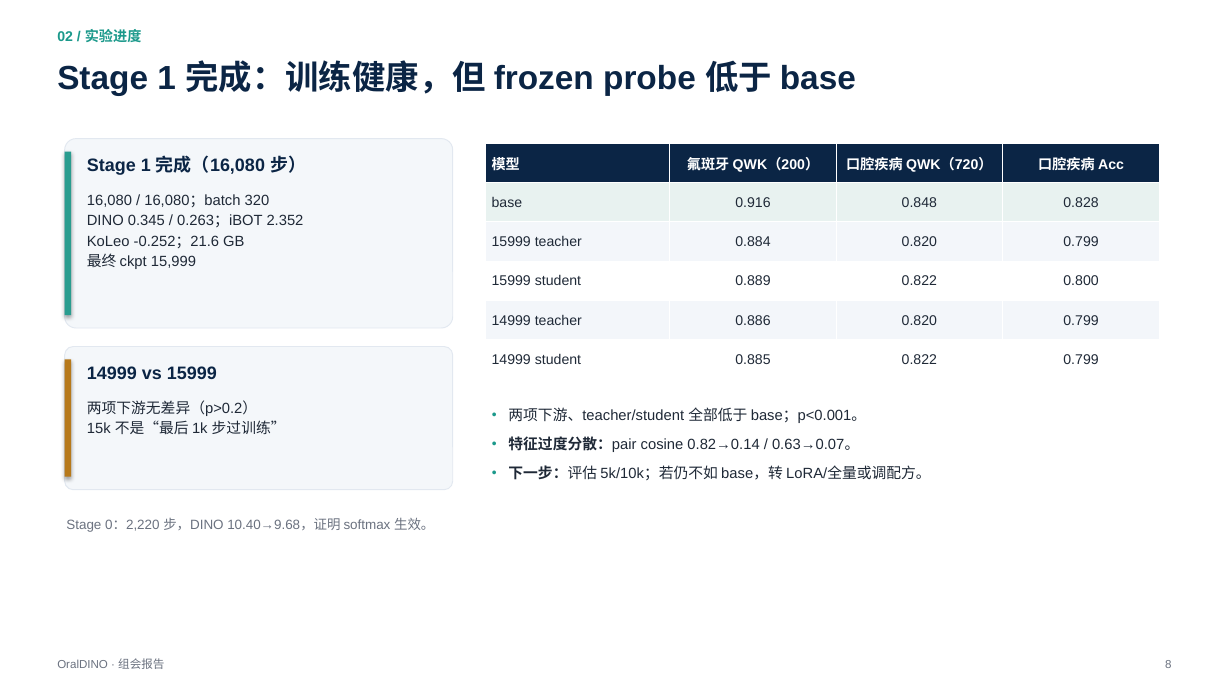
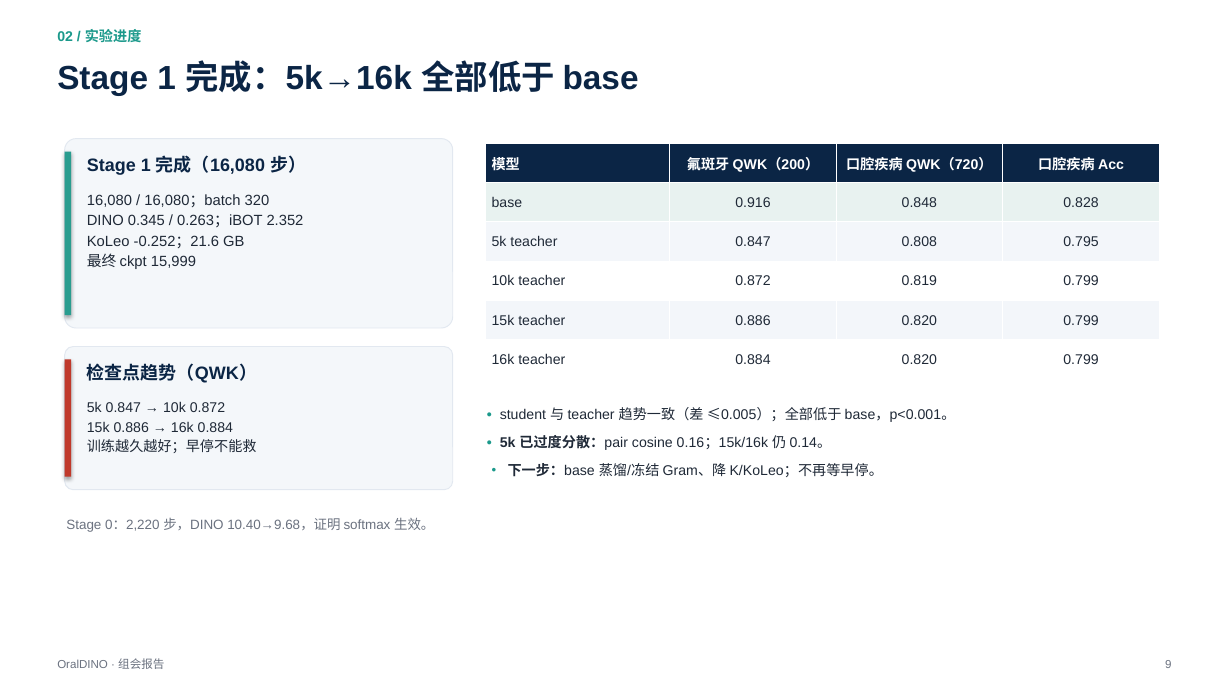
Before and after one commit to XiaoHG/MRG-05-Tooth-Seg, a slide deck: slide 9 of group-meeting/20261111/OralDINO_group_meeting_20261111_10min.pptx (slide 8 before the commit). Drawn at 1232x693 pixels with LibreOffice and Linux fonts; fonts in the diff are those of the drawing. Boxes give left, top, right and bottom in pixels: in the first picture for what was removed or moved away, otherwise in the second. Text is boxed around its words. In the diff, an @@ line names an element or a change of style, - is before the commit and + after.

```diff
--- a/group-meeting/20261111/OralDINO_group_meeting_20261111_10min.pptx
+++ b/group-meeting/20261111/OralDINO_group_meeting_20261111_10min.pptx
@@ text at [57,60,639,95]: text changed @@
-Stage 1 完成：训练健康，但 frozen probe 低于 base
+Stage 1 完成：5k→16k 全部低于 base
@@ table at [485,143,1160,379] @@
-row 3: 15999 teacher | 0.884 | 0.820 | 0.799
+row 3: 5k teacher | 0.847 | 0.808 | 0.795
-row 4: 15999 student | 0.889 | 0.822 | 0.800
+row 4: 10k teacher | 0.872 | 0.819 | 0.799
-row 5, column 1: 14999 teacher
+row 5, column 1: 15k teacher
-row 6: 14999 student | 0.885 | 0.822 | 0.799
+row 6: 16k teacher | 0.884 | 0.820 | 0.799
@@ rectangle at [65,360,71,477]: fill #B7791A to #C0392B @@
@@ text at [87,363,257,383]: text changed @@
-14999 vs 15999
+检查点趋势（QWK）
@@ text at [87,401,257,453]: text changed; size 11.5 to 11 pt @@
-两项下游无差异（p>0.2）
-15k 不是“最后 1k 步过训练”
+5k 0.847 → 10k 0.872
+15k 0.886 → 16k 0.884
+训练越久越好；早停不能救
@@ text at [500,407,956,477]: text changed; size 11.5 to 11 pt @@
-• 两项下游、teacher/student 全部低于 base；p<0.001。
-• 特征过度分散：pair cosine 0.82→0.14 / 0.63→0.07。
-• 下一步：评估 5k/10k；若仍不如 base，转 LoRA/全量或调配方。
+• student 与 teacher 趋势一致（差 ≤0.005）；全部低于 base，p<0.001。
+• 5k 已过度分散：pair cosine 0.16；15k/16k 仍 0.14。
+• 下一步：base 蒸馏/冻结 Gram、降 K/KoLeo；不再等早停。
```
Also in this commit, not shown: 7 other slides changed, 1 slide added, 4 other files.
